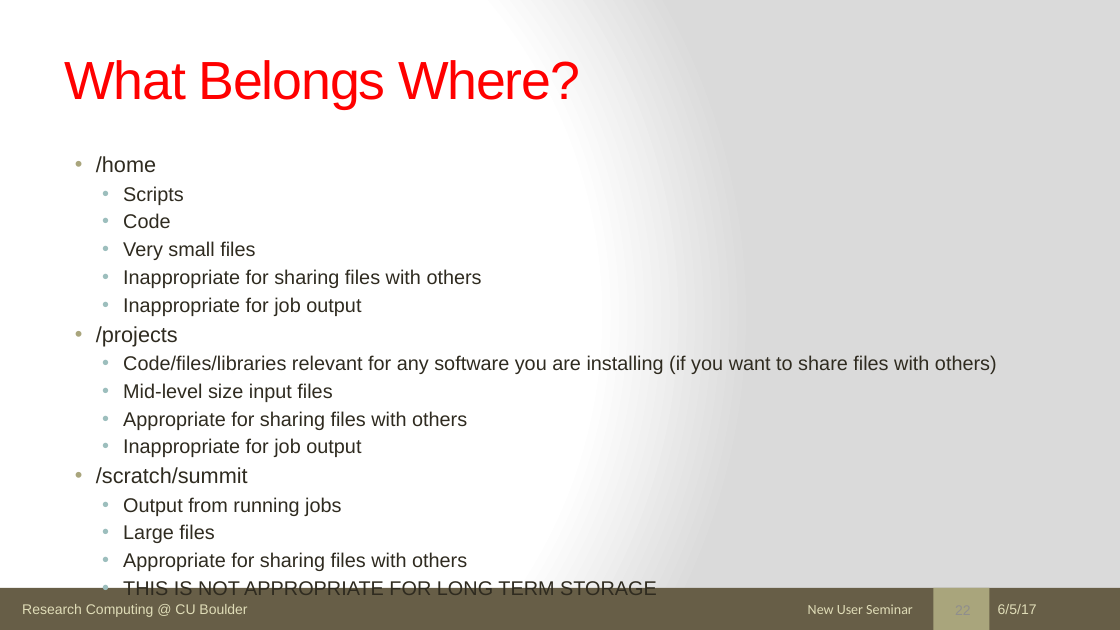
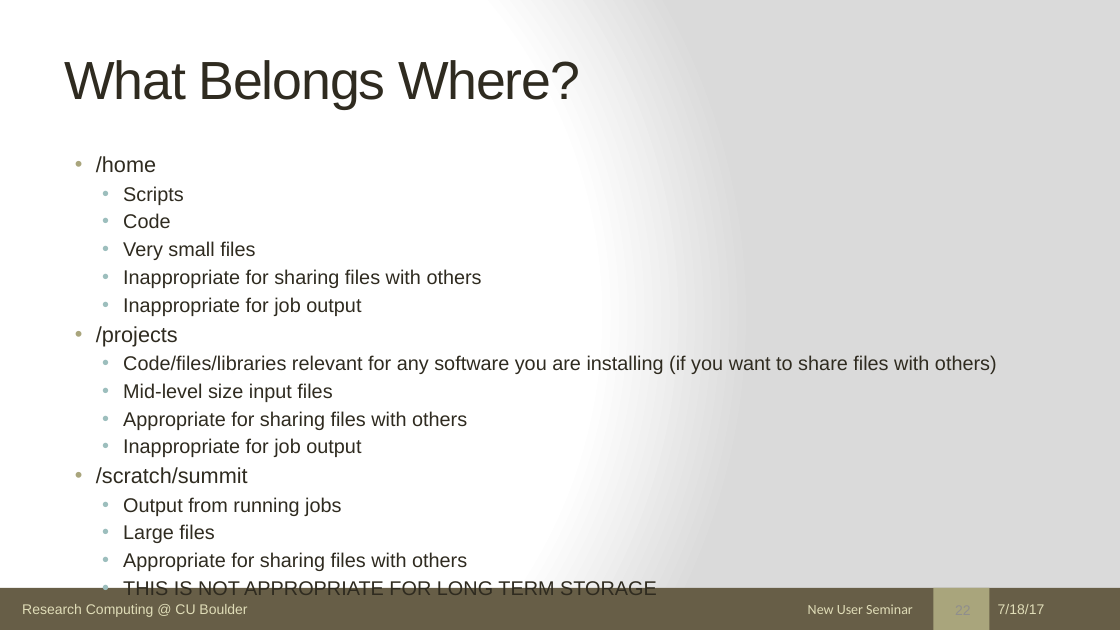
Before and after one commit to ResearchComputing/New_User_Seminar, a slide deck: slide 22 of rc_new_user_seminar_2017.pptx. Drawn at 1120x630 pixels with LibreOffice and Linux fonts; fonts in the diff are those of the drawing. Boxes give left, top, right and bottom in pixels: in the first picture for what was removed or moved away, otherwise in the second. Text is boxed around its words. In the diff, an @@ line names an element or a change of style, - is before the commit and + after.

```diff
--- a/rc_new_user_seminar_2017.pptx
+++ b/rc_new_user_seminar_2017.pptx
@@ title "What Belongs Where?" at [64,60,580,109]: text colour #FF0000 to #2F2B20 @@
@@ text at [998,604,1045,614]: text changed @@
-6/5/17
+7/18/17
```
Also in this commit, not shown: 55 other slides changed, 3 other files.
